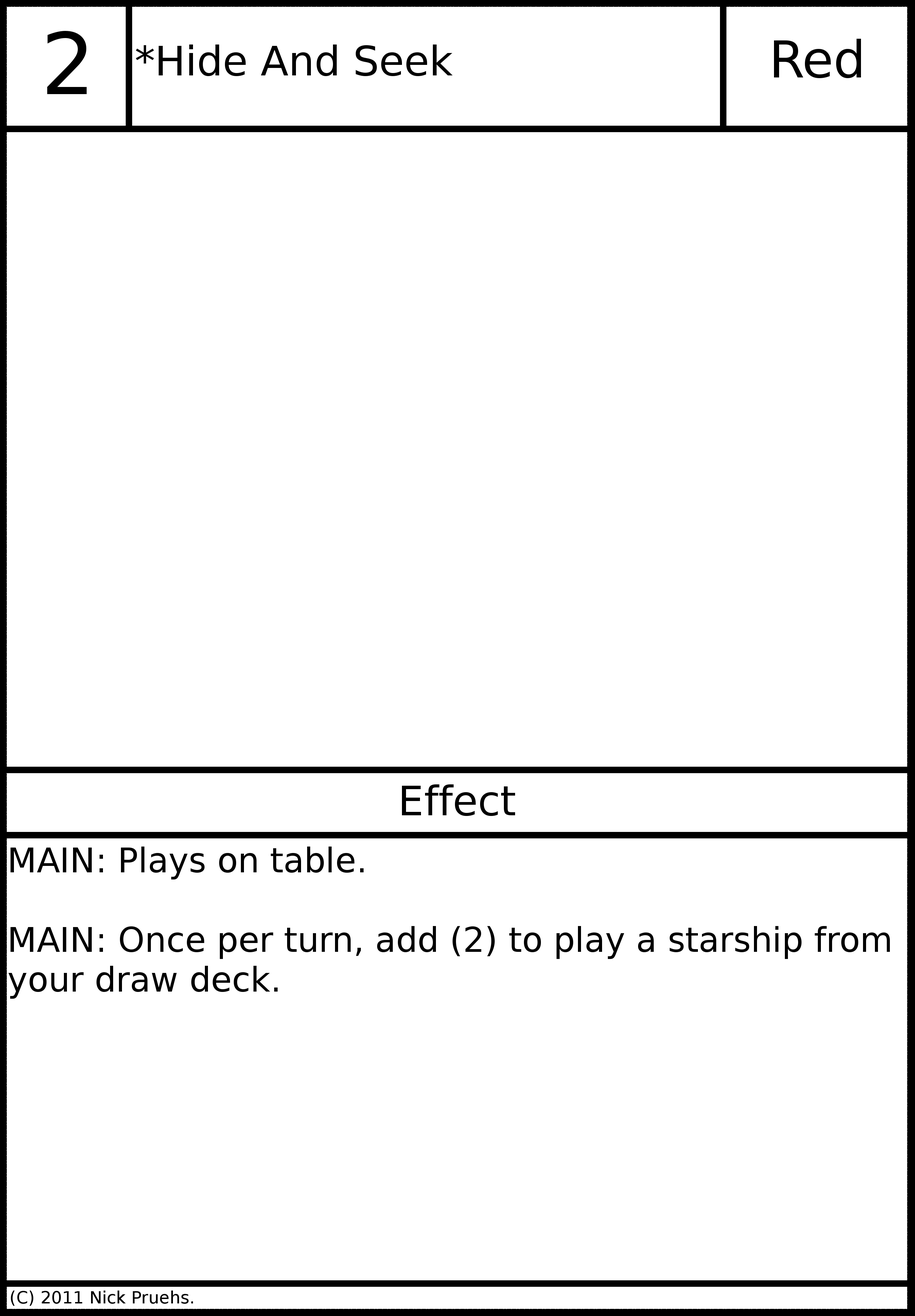
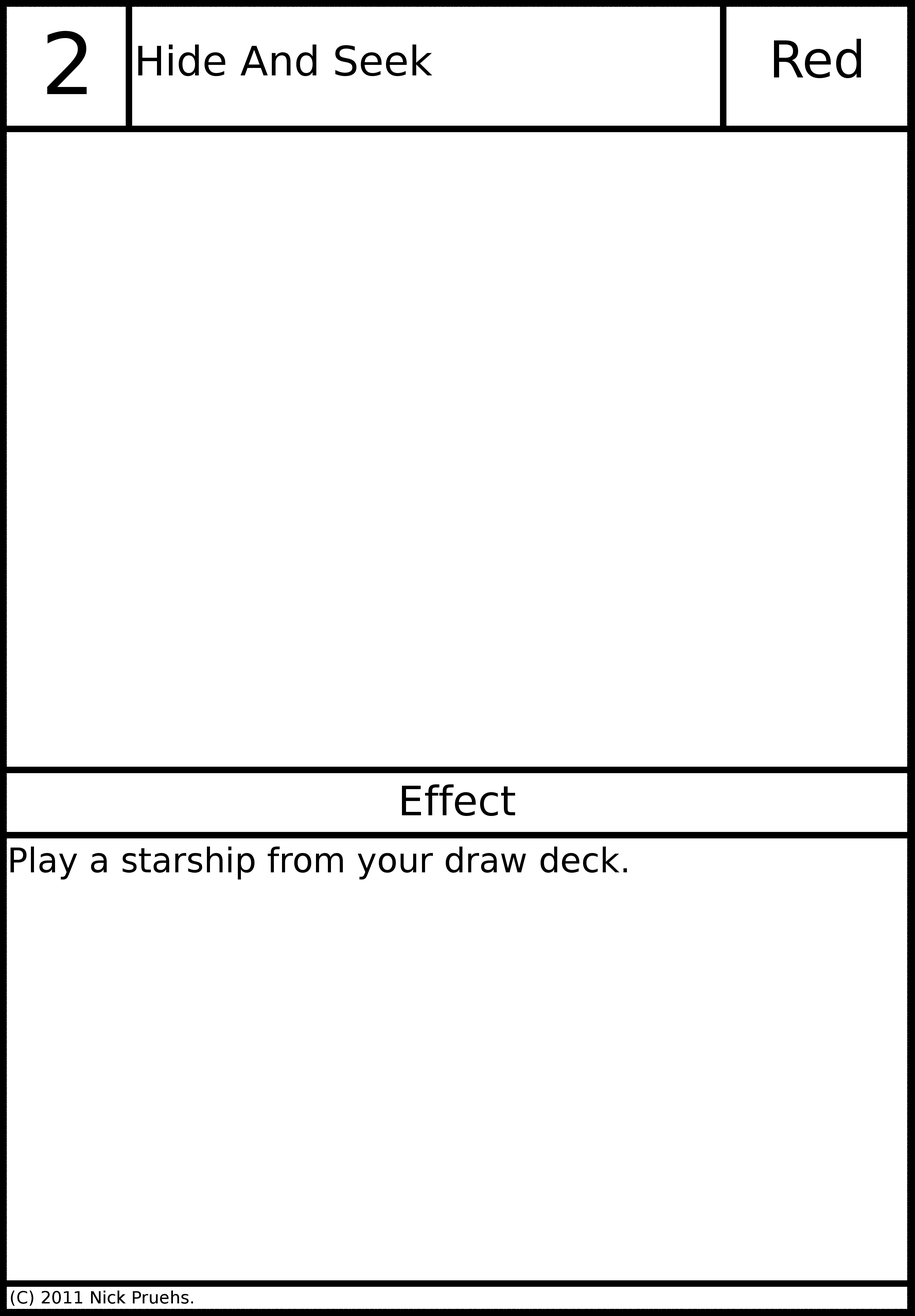
Layers edited between the first and the second w=915, h=1316 image:
painted on "Card Name" over [135, 44, 453, 77]
painted on "Card Text" over [8, 846, 890, 999]
